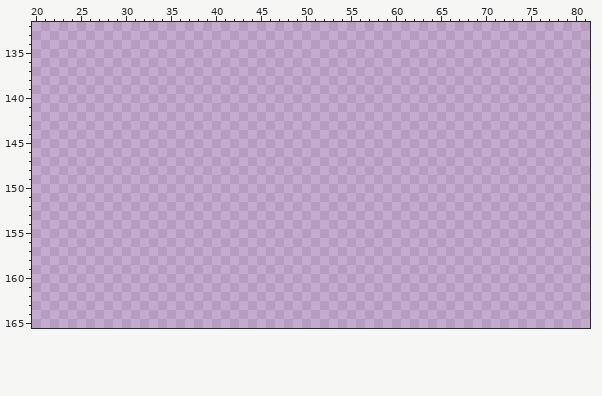
Edited in one commit: pixel-art file (Assets/Graphics/Sprites/animals.aseprite). That is the earlier state.
300x300 pixels, 1 frame. Colours within 5 levels of each other are drawn and written as one. Shown: x 20..81, y 132..165. The commit also changed other parts of the picture, which this record leaves out.
After the commit:
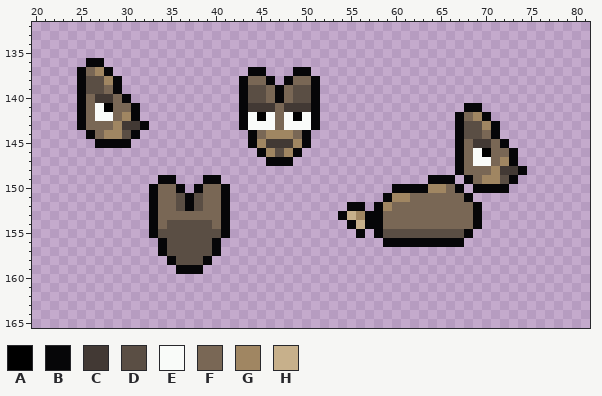
Palette (. is transparent): A #000000  B #060608  C #423934  D #5a4e44  E #f9fbf9  F #796755  G #a08662  H #c7b08b
Change:
{"y":136,"x":26,"old":"..","new":"BB"}
{"y":137,"x":25,"old":"....","new":"BFGB"}
{"y":137,"x":44,"old":"..","new":"BB"}
{"y":137,"x":49,"old":"..","new":"BB"}
{"y":138,"x":25,"old":".....","new":"BDDGB"}
{"y":138,"x":43,"old":"....","new":"BFFB"}
{"y":138,"x":48,"old":"....","new":"BFFB"}
{"y":139,"x":25,"old":".....","new":"BDDFB"}
{"y":139,"x":43,"old":".........","new":"BDDFBFDDB"}
{"y":140,"x":25,"old":"......","new":"BFCCFB"}
{"y":140,"x":43,"old":".........","new":"BDDFBFDDB"}
{"y":141,"x":25,"old":".......","new":"BFEAFFB"}
{"y":141,"x":43,"old":".........","new":"BCCCFCCCB"}
{"y":141,"x":68,"old":"..","new":"BB"}
{"y":142,"x":25,"old":".......","new":"BFEEFGB"}
{"y":142,"x":43,"old":".........","new":"BEAEFEAEB"}
{"y":142,"x":67,"old":"....","new":"BFGB"}
{"y":143,"x":25,"old":"........","new":"BFFFGCCB"}
{"y":143,"x":43,"old":".........","new":"BEEEFEEEB"}
{"y":143,"x":67,"old":".....","new":"BDDGB"}
{"y":144,"x":26,"old":"......","new":"BFGGDB"}
{"y":144,"x":44,"old":".......","new":"BFGGGFB"}
{"y":144,"x":67,"old":".....","new":"BDDFB"}
{"y":145,"x":27,"old":"....","new":"BBBB"}
{"y":145,"x":44,"old":".......","new":"BGCCCGB"}
{"y":145,"x":67,"old":"......","new":"BFCCFB"}
{"y":146,"x":45,"old":".....","new":"BGDGB"}
{"y":146,"x":67,"old":".......","new":"BFEAFFB"}
{"y":147,"x":46,"old":"...","new":"BBB"}
{"y":147,"x":67,"old":".......","new":"BFEEFGB"}
{"y":148,"x":67,"old":"........","new":"BFFFGCCB"}
{"y":149,"x":34,"old":"..","new":"BB"}
{"y":149,"x":39,"old":"..","new":"BB"}
{"y":149,"x":64,"old":"...","new":"BBB"}
{"y":149,"x":68,"old":"......","new":"BFGGDB"}
{"y":150,"x":33,"old":"....","new":"BFFB"}
{"y":150,"x":38,"old":"....","new":"BFFB"}
{"y":150,"x":60,"old":"........","new":"BBBBGGFB"}
{"y":150,"x":69,"old":"....","new":"BBBB"}
{"y":151,"x":33,"old":".........","new":"BFFDBDFFB"}
{"y":151,"x":59,"old":"..........","new":"BGGFFFFFFB"}
{"y":152,"x":33,"old":".........","new":"BFFDBDFFB"}
{"y":152,"x":55,"old":"..","new":"BB"}
{"y":152,"x":58,"old":"............","new":"BGFFFFFFFFFB"}
{"y":153,"x":33,"old":".........","new":"BFFFFFFFB"}
{"y":153,"x":54,"old":"................","new":"BHGBBFFFFFFFFFFB"}
{"y":154,"x":33,"old":".........","new":"BFDDDDDFB"}
{"y":154,"x":55,"old":"...............","new":"BHBBFFFFFFFFFFB"}
{"y":155,"x":33,"old":".........","new":"BDDDDDDDB"}
{"y":155,"x":56,"old":".","new":"B"}
{"y":155,"x":58,"old":"...........","new":"BDDDDDDDDDB"}
{"y":156,"x":34,"old":".......","new":"BDDDDDB"}
{"y":156,"x":59,"old":".........","new":"BBBBBBBBB"}
{"y":157,"x":34,"old":".......","new":"BDDDDDB"}
{"y":158,"x":35,"old":".....","new":"BDDDB"}
{"y":159,"x":36,"old":"...","new":"BBB"}
